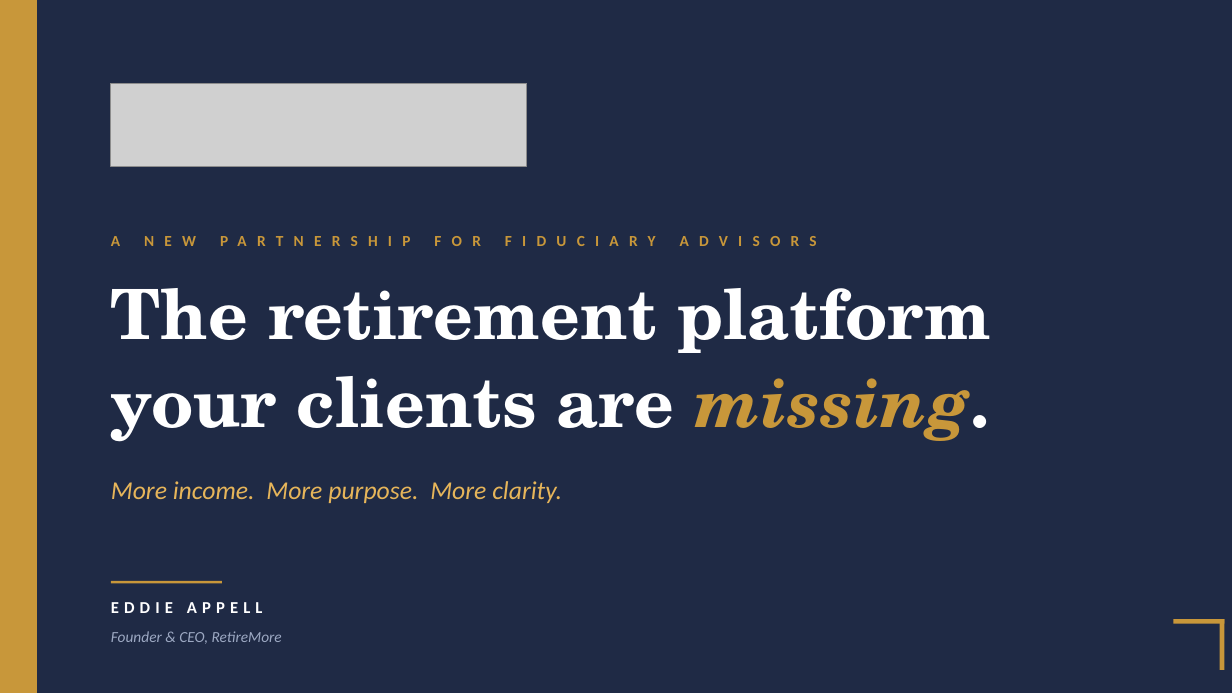
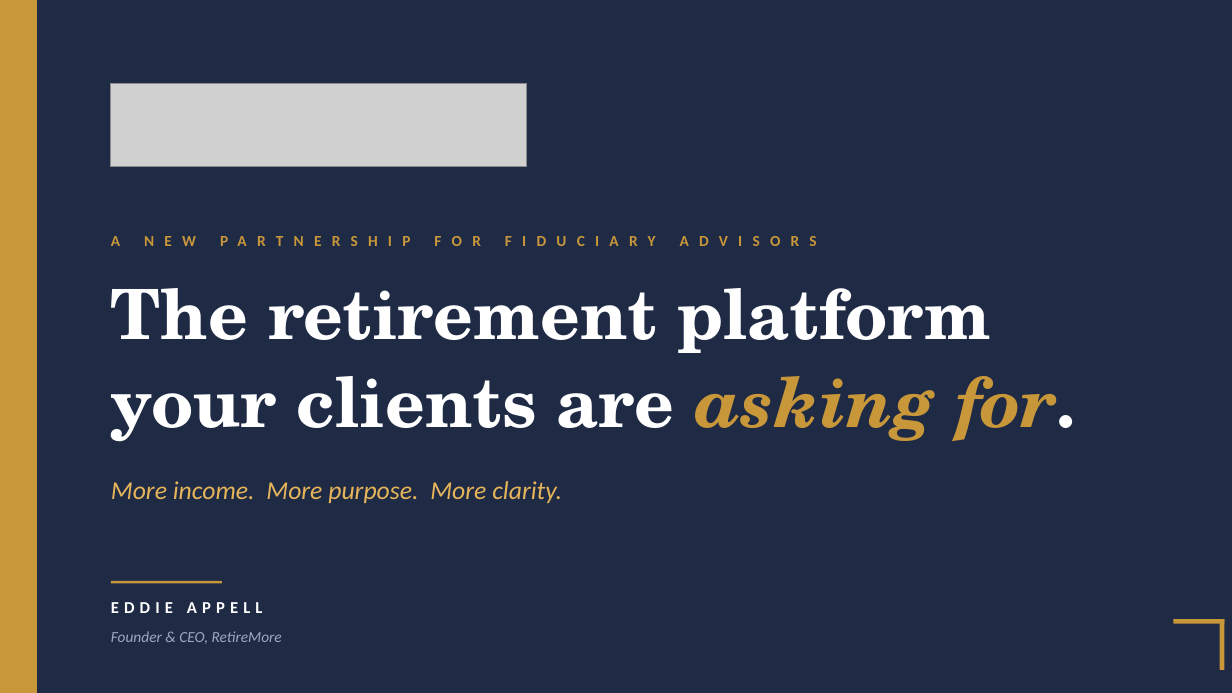
Before and after one commit to eappell/RetireMore-Marketing, a slide deck: slide 1 of decks/RetireMore-CFP-Pitch-Deck.pptx. Drawn at 1232x693 pixels with LibreOffice and Linux fonts; fonts in the diff are those of the drawing; grey boxes stand for pictures. Boxes give left, top, right and bottom in pixels: in the first picture for what was removed or moved away, otherwise in the second. Text is boxed around its words. In the diff, an @@ line names an element or a change of style, - is before the commit and + after.

```diff
--- a/decks/RetireMore-CFP-Pitch-Deck.pptx
+++ b/decks/RetireMore-CFP-Pitch-Deck.pptx
@@ text at [111, 376, 1076, 442]: text changed @@
-your clients are missing.
+your clients are asking for.
```
Also in this commit, not shown: 3 other slides changed, 1 slide added, 1 slide removed, 4 other files.
